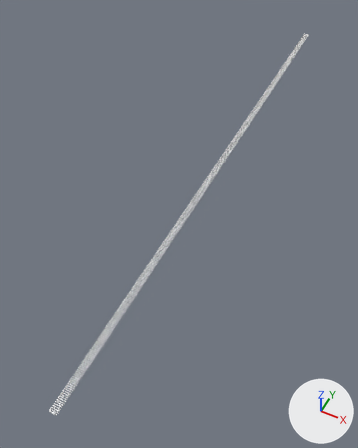
Renders of the Blender file external-resources/blender/rails.blend from each side of a commit.
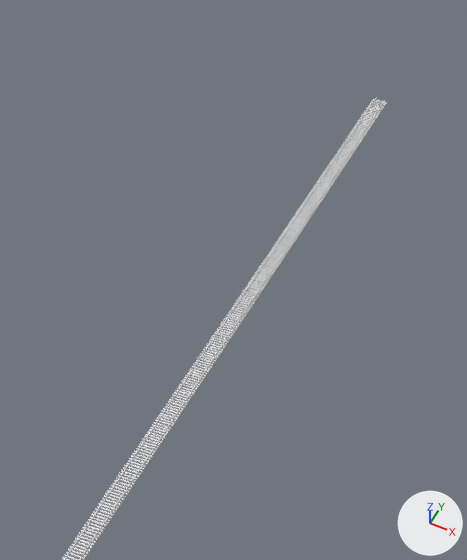
Each version is shown whole from a camera (50 mm lens) standing at (340.0, -201.0, 852.0) and looking at (-46.0, 571.0, -113.0), then close up on the part from 50% to 94% of the width and 0% to 42% of the height. The axes (+X, +Y, +Z) are drawn at lower right. The lights are the same throughout.

In view in the first close-up: 'Track'.
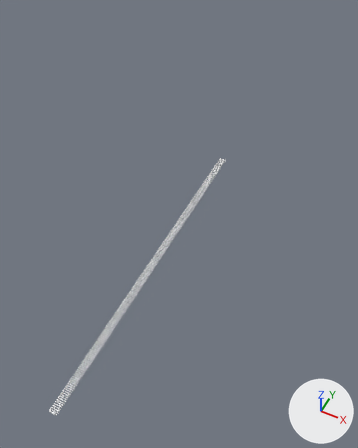
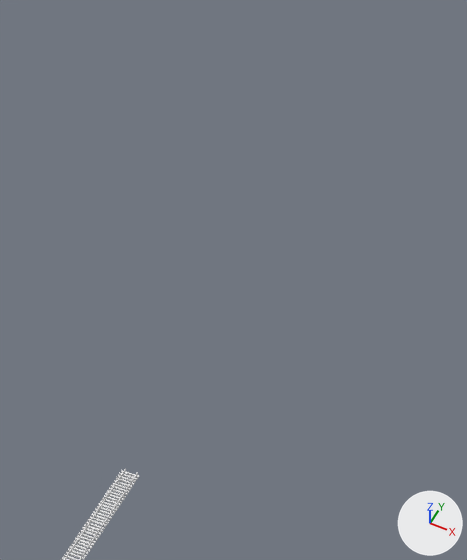
Diff of the bpy script that builds the scene:
```diff
--- a/external-resources/blender/rails.blend.py
+++ b/external-resources/blender/rails.blend.py
@@ ob_track @@
 _m = ob_track.modifiers.new('Array', 'ARRAY')
-_m.count = 100
+_m.count = 50
 _m.relative_offset_displace = (0.0, 1.0, 0.0)
```

Location of each change, (x1, y1, x2, y2) in pixels of the close-ups (467 x 560 px):
'Track', modifiers changed: before (62, 98, 387, 560); after (62, 468, 139, 560)
